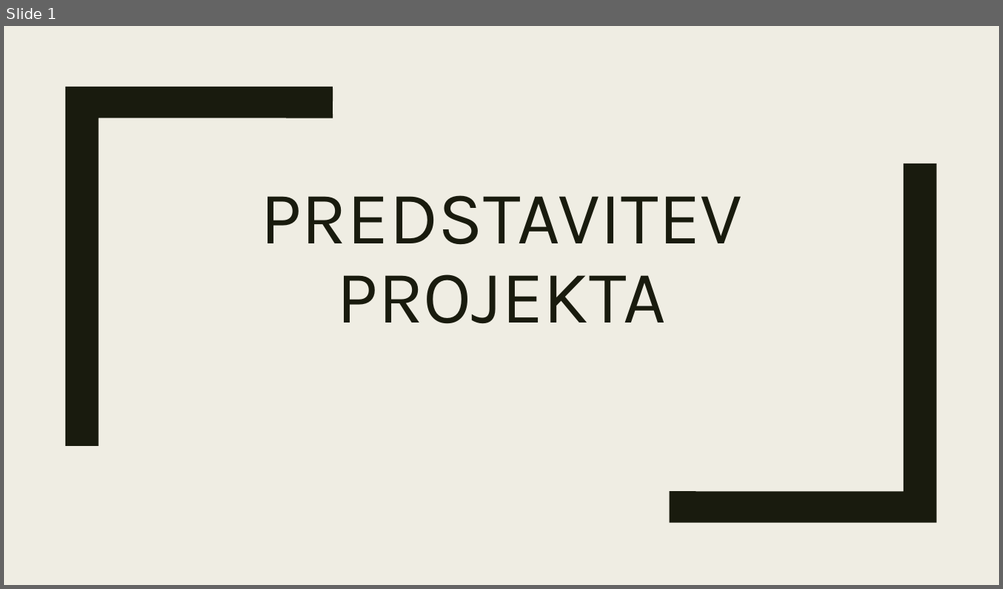
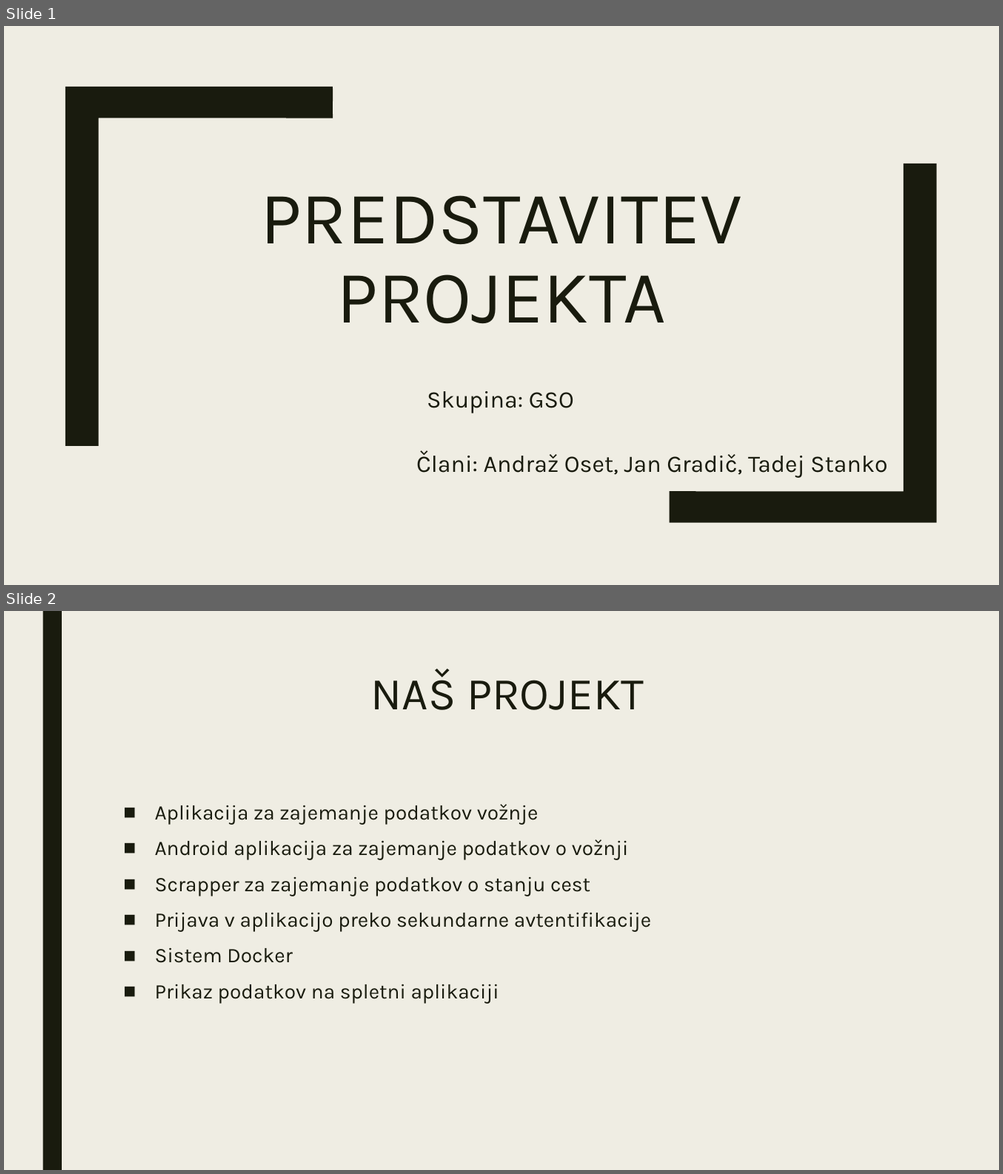
Before and after one commit to GM-Coder007/Projekt, a slide deck: Documentation/Predstavitev_projekta.pptx. Shown one above the other, each under a label of ours: slide 1 before the commit, slides 1 and 2 after it. The pictures are 1003x589 and 1003x1174 pixels, drawn with LibreOffice and Linux fonts; fonts in the diff are those of the drawing. Boxes give left, top, right and bottom in pixels: in the first picture for what was removed or moved away, otherwise in the second. Text is boxed around its words. In the diff, an @@ line names an element or a change of style, - is before the commit and + after.

```diff
--- a/Documentation/Predstavitev_projekta.pptx
+++ b/Documentation/Predstavitev_projekta.pptx
@@ slide 2 added at [4,611,999,1170], background #EFEDE3 @@
@@ rectangle added at [42,611,62,1170], fill #191B0E @@
@@ title added at [371,669,643,710], 44 pt, text #191B0E @@
+NAŠ PROJEKT
@@ text added at [155,804,651,1004], 20 pt, text #191B0E @@
+■ Aplikacija za zajemanje podatkov vožnje
+■ Android aplikacija za zajemanje podatkov o vožnji
+■ Scrapper za zajemanje podatkov o stanju cest
+■ Prijava v aplikacijo preko sekundarne avtentifikacije
+■ Sistem Docker
+■ Prikaz podatkov na spletni aplikaciji
@@ slide 1 changed as well @@
@@ subtitle added at [416,392,887,478], 23 pt, text #191B0E @@
+Skupina: GSO
+Člani: Andraž Oset, Jan Gradič, Tadej Stanko
```
Also in this commit, not shown: 8 other slides added, 2 slides removed.
